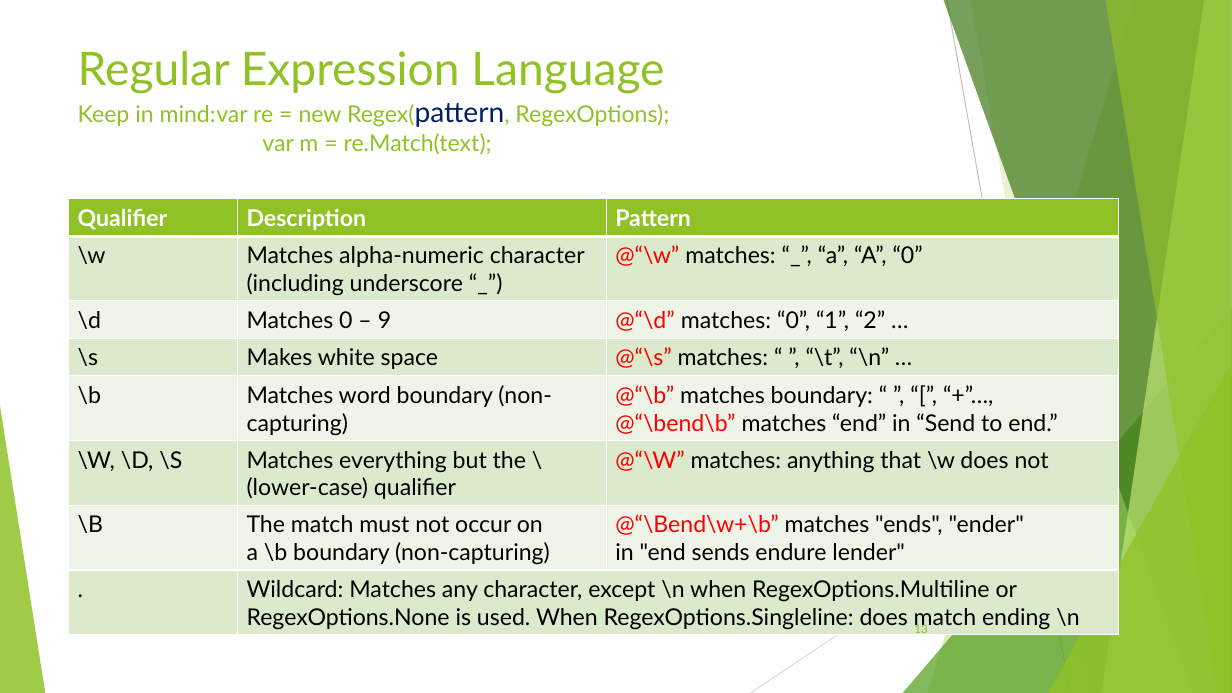
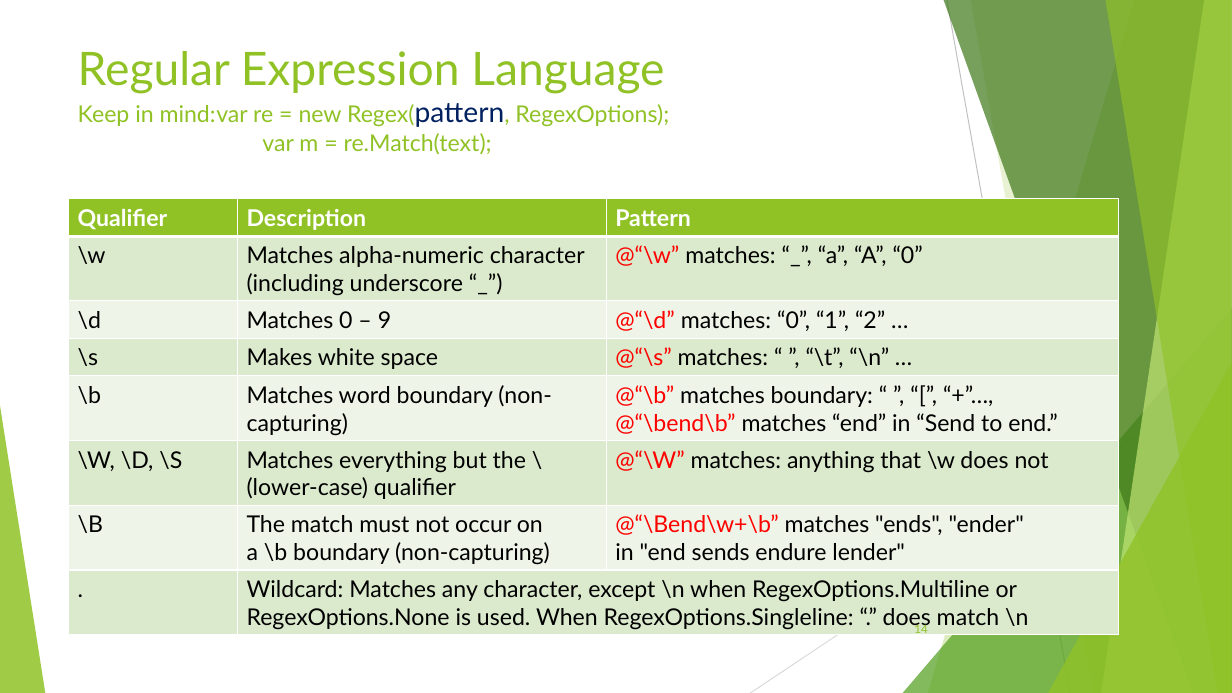
Before and after one commit to avifarah/RegularExpressionsTalk, a slide deck: slide 14 of Regular expression.pptx (slide 13 before the commit). Drawn at 1232x693 pixels with LibreOffice and Linux fonts; fonts in the diff are those of the drawing. Boxes give left, top, right and bottom in pixels: in the first picture for what was removed or moved away, otherwise in the second. Text is boxed around its words. In the diff, an @@ line names an element or a change of style, - is before the commit and + after.

```diff
--- a/Regular expression.pptx
+++ b/Regular expression.pptx
@@ table at [68, 199, 1119, 635] @@
-row 8, column 2: Wildcard: Matches any character, except \n when RegexOptions.Multiline or RegexOptions.None is used. When RegexOptions.Singleline: does match ending \n
+row 8, column 2: Wildcard: Matches any character, except \n when RegexOptions.Multiline or RegexOptions.None is used. When RegexOptions.Singleline: “.” does match \n
@@ page number at [914, 623, 927, 636]: text changed @@
-13
+14
```
Also in this commit, not shown: 15 other slides changed, 1 slide added, 9 other files.
